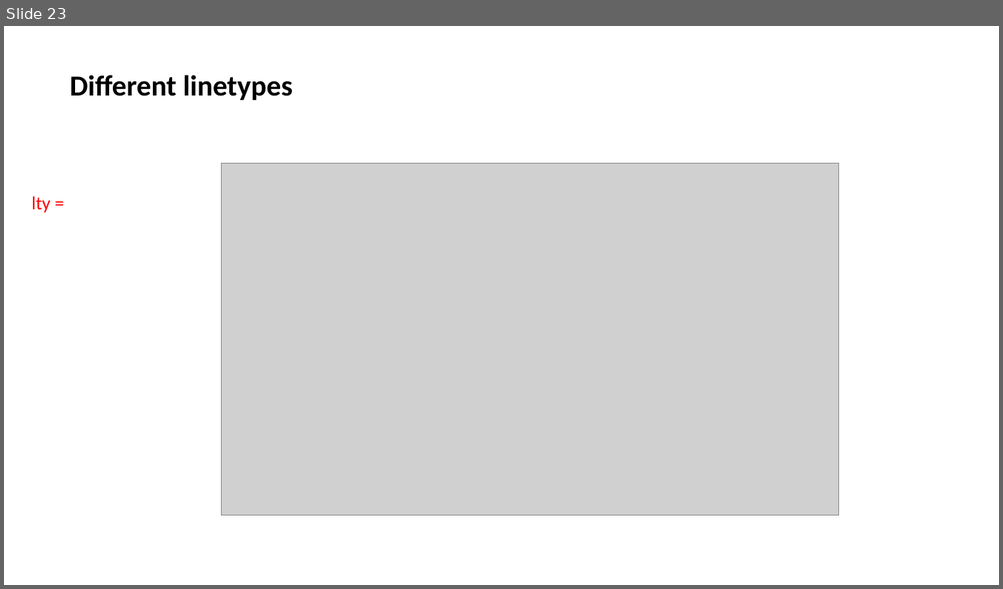
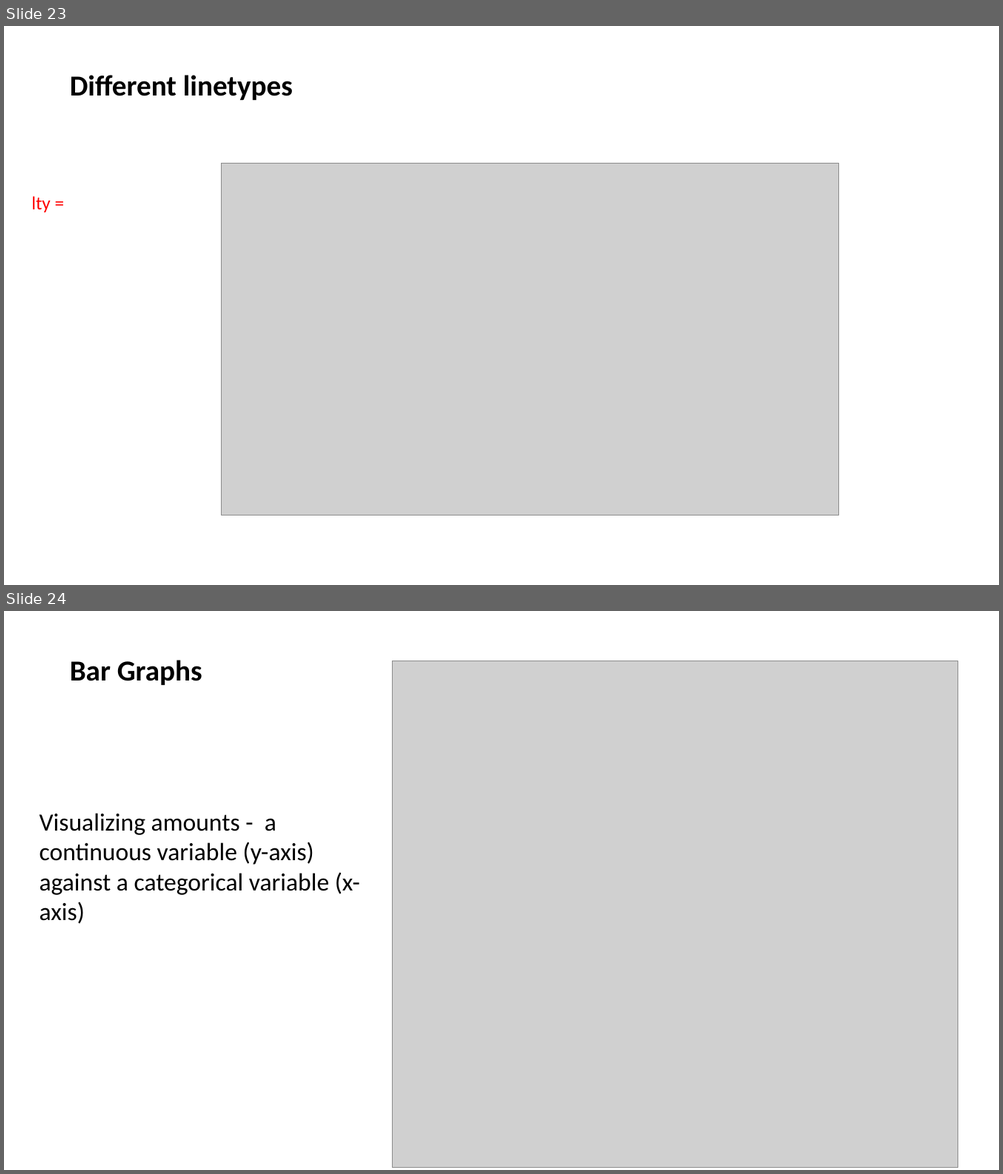
Before and after one commit to jalapic/PSY317L, a slide deck: slides/intro_ggplot2.pptx. Shown one above the other, each under a label of ours: slide 23 before the commit, slides 23 and 24 after it. The pictures are 1003x589 and 1003x1174 pixels, drawn with LibreOffice and Linux fonts; fonts in the diff are those of the drawing; grey boxes stand for pictures. Boxes give left, top, right and bottom in pixels: in the first picture for what was removed or moved away, otherwise in the second. Text is boxed around its words. In the diff, an @@ line names an element or a change of style, - is before the commit and + after.

Commit message:
graphs

```diff
--- a/slides/intro_ggplot2.pptx
+++ b/slides/intro_ggplot2.pptx
@@ slide 24 added at bbox=[4, 611, 999, 1170], background #FFFFFF @@
@@ text added at bbox=[70, 660, 202, 685], 28 pt, text #000000, bold @@
+Bar Graphs
@@ picture added at bbox=[392, 661, 959, 1167] @@
@@ text added at bbox=[40, 813, 360, 924], 24 pt, text #000000 @@
+Visualizing amounts - a continuous variable (y-axis) against a categorical variable (x-axis)
```
Also in this commit, not shown: 1 slide changed, 10 other slides added, 6 other files.
